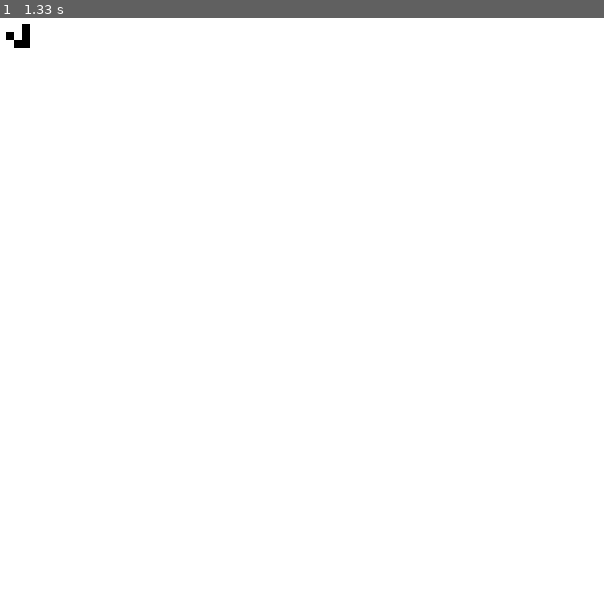
Above: before the commit, frame 1.
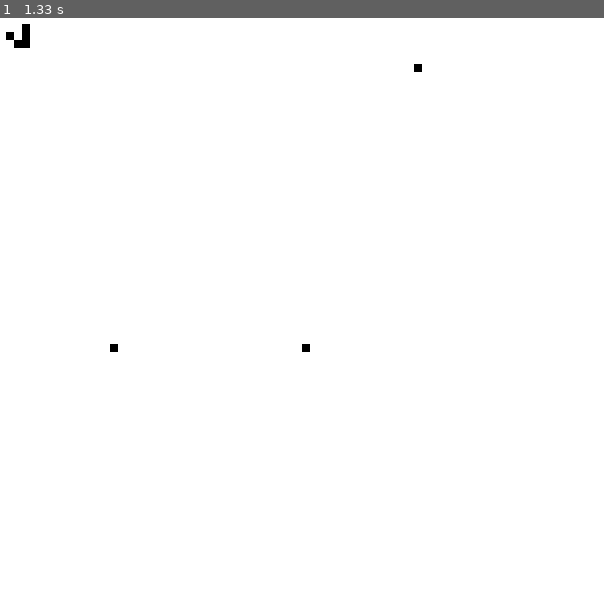
Above: after the commit, the same moment.

Repository: KarolPiasnik/Python-one-file-programs
Game: pygame game, started from pyGameOfLife.py
Two runs of this game, one before a commit and one after it. Both use one fixed random seed, a clock stepped at 60 frames per second and the inputs below.
Inputs (mouse positions are in pixels of both pictures, inside the frame that each line leads up to):
- Up to frame 1 (1.33 s): click (302, 342) at 0.43 s; click (108, 348) at 0.8 s; click (416, 64) at 1.2 s

The runs differ from the first frame. In frame 1, less than 0.1% of the frame differs, in the area x 18-70%, y 7-58%.

Commit message:
pyGameOfLife: inserting new life fields done

Diff:
--- a/pyGameOfLife.py
+++ b/pyGameOfLife.py
@@ -60,10 +60,13 @@
                     if event.key == pygame.K_q:
                         gameQuit()
                 elif event.type == pygame.MOUSEBUTTONDOWN:
+                    pos = pygame.mouse.get_pos()
+                    print(pos)
+                    print(columns-(pos[0]//(width//columns)))
                     if event.button == 1:
-                        print('x')
+                        world[(pos[1]//(height//rows))][(pos[0]//(width//columns))] = True
                     else:
-                        print('y')
+                        world[pos[0]//(width//columns)][pos[1]//(height//rows)] = False
         pygame.event.clear()
         printLoop(world)
         clock.tick(10)
